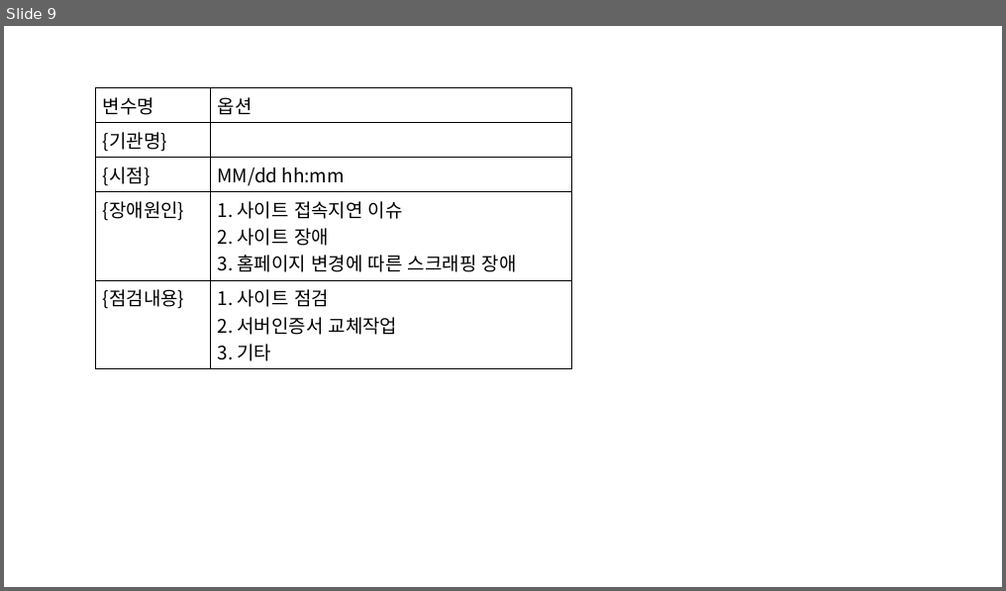
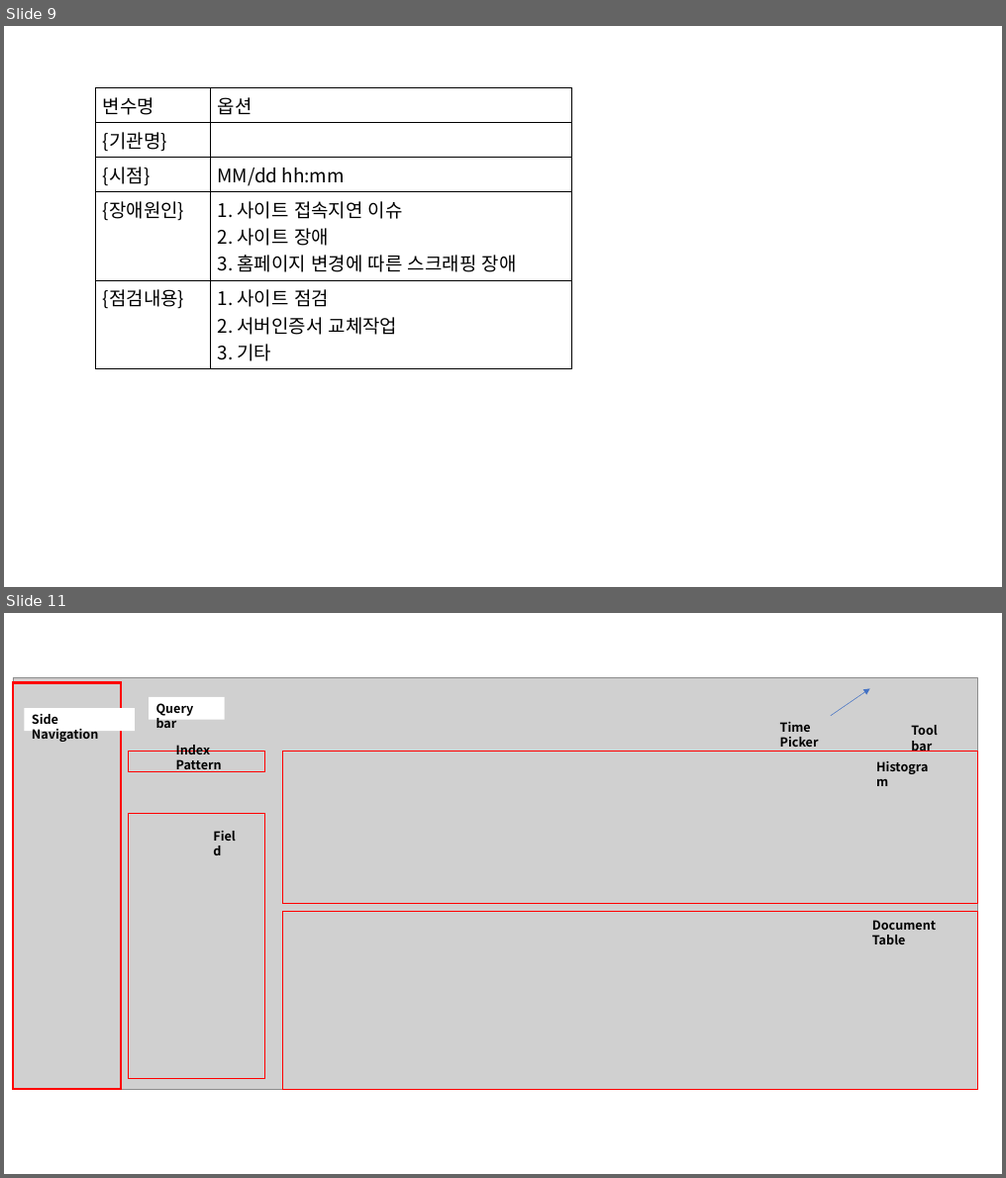
Before and after one commit to kwicmanual/kwicmanual.github.io, a slide deck: 매뉴얼.pptx. Shown one above the other, each under a label of ours: slide 9 before the commit, slides 9 and 11 after it; the slides between them are not shown. The pictures are 1006x591 and 1006x1178 pixels, drawn with LibreOffice and Linux fonts; fonts in the diff are those of the drawing; grey boxes stand for pictures. Boxes give left, top, right and bottom in pixels: in the first picture for what was removed or moved away, otherwise in the second. Text is boxed around its words. In the diff, an @@ line names an element or a change of style, - is before the commit and + after.

```diff
--- a/매뉴얼.pptx
+++ b/매뉴얼.pptx
@@ slide 11 added at <box>4,613,1002,1174</box>, background #FFFFFF @@
@@ picture added at <box>13,677,978,1090</box> @@
@@ rectangle added at <box>13,682,121,1089</box>, outline #FF0000 2.25 pt @@
@@ rectangle added at <box>149,697,224,719</box>, fill #FFFFFF, 12 pt, text #000000, bold @@
+Query bar
@@ arrow added from (831, 716) to (870, 688), #4472C4 0.5 pt @@
@@ rectangle added at <box>24,708,135,731</box>, fill #FFFFFF, 12 pt, text #000000, bold @@
+Side Navigation
@@ text added at <box>780,722,819,747</box>, 12 pt, text #000000, bold @@
+Time Picker
@@ text added at <box>911,725,938,752</box>, 12 pt, text #000000, bold @@
+Tool bar
@@ rectangle added at <box>129,752,265,772</box>, outline #FF0000 1 pt @@
@@ text added at <box>176,745,222,772</box>, 12 pt, text #000000, bold @@
+Index Pattern
@@ rectangle added at <box>283,752,978,903</box>, outline #FF0000 1 pt @@
@@ text added at <box>869,756,947,777</box>, 12 pt, text #000000, bold @@
+Histogram
@@ rectangle added at <box>129,814,265,1079</box>, outline #FF0000 1 pt @@
@@ text added at <box>206,825,250,848</box>, 12 pt, text #000000, bold @@
+Field
@@ rectangle added at <box>283,912,978,1090</box>, outline #FF0000 1 pt @@
@@ text added at <box>872,920,936,945</box>, 12 pt, text #000000, bold @@
+Document Table
```
Also in this commit, not shown: 1 other slide added, 7 other files.
